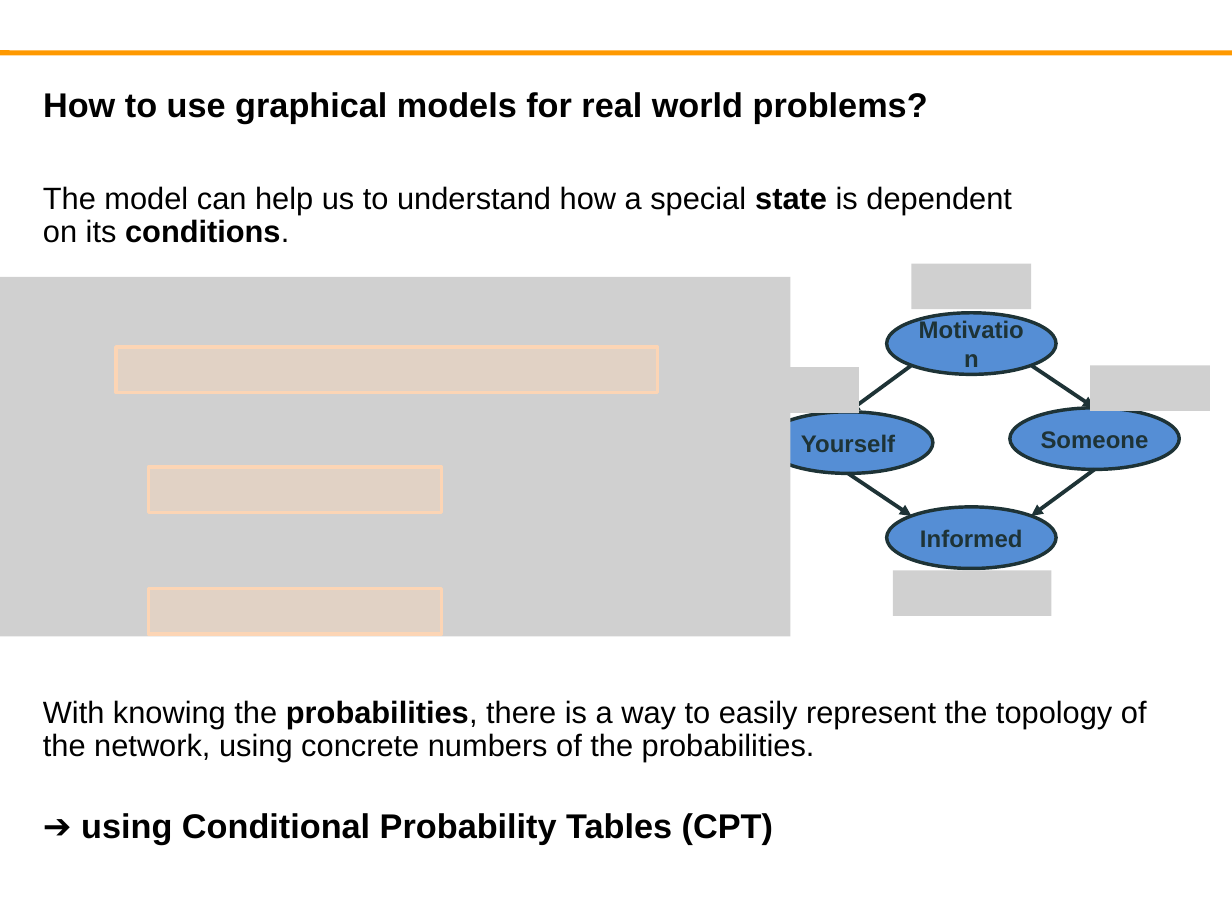
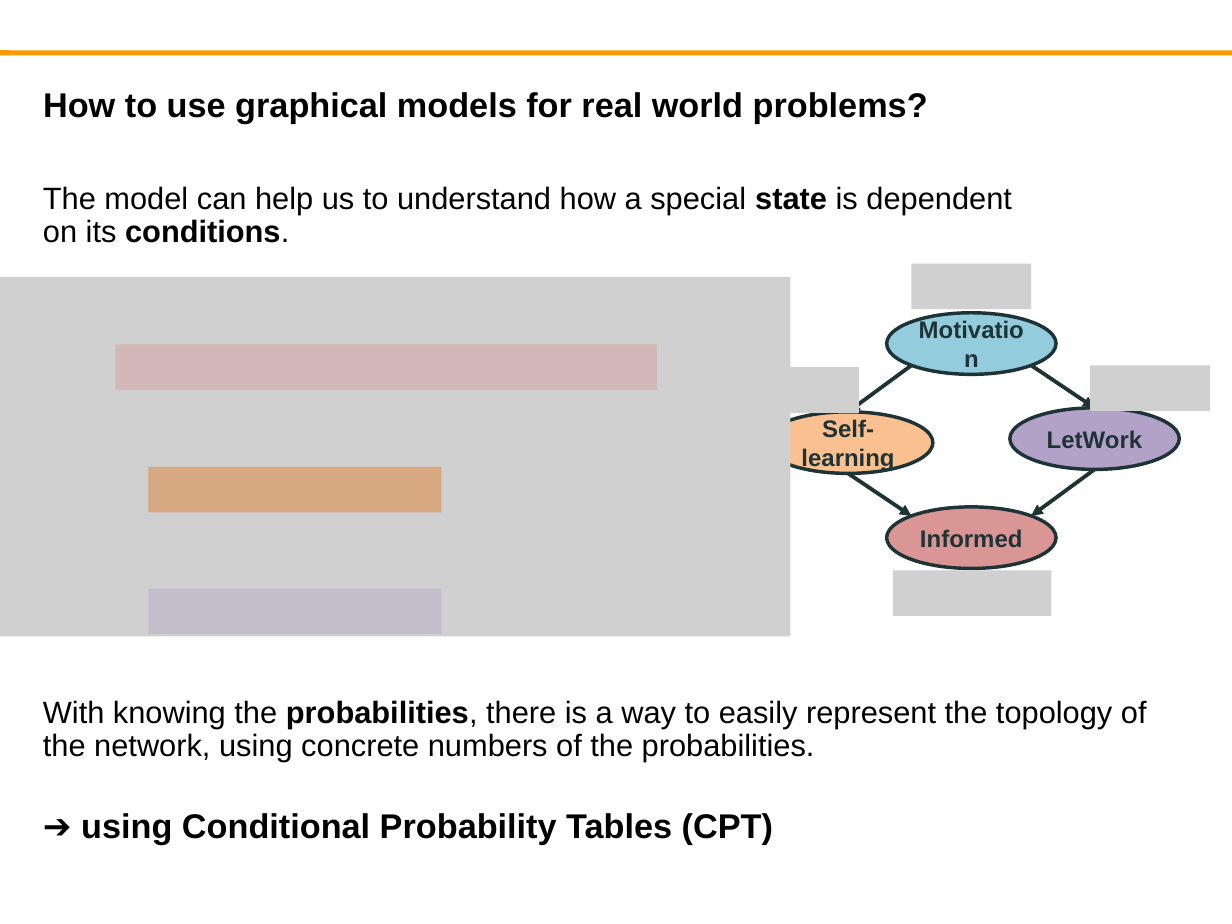
Before and after one commit to fabian9697/IANN_group30, a slide deck: slide 2 of Homework_Neuroinformatic/Assignment 1/Task12_Group30.pptx. Drawn at 1232x924 pixels with LibreOffice and Linux fonts; fonts in the diff are those of the drawing; grey boxes stand for pictures; background and template pictures are left out. Boxes give left, top, right and bottom in pixels: in the first picture for what was removed or moved away, otherwise in the second. Text is boxed around its words. In the diff, an @@ line names an element or a change of style, - is before the commit and + after.

```diff
--- a/Homework_Neuroinformatic/Assignment 1/Task12_Group30.pptx
+++ b/Homework_Neuroinformatic/Assignment 1/Task12_Group30.pptx
@@ ellipse "Motivation" at <box>887,313,1057,375</box>: fill #558ED5 to #93CDDD @@
@@ rectangle at <box>116,345,658,391</box>: fill #FCD5B5 at 40% opacity to #D99694 at 40% opacity; outline #FCD5B5 2 pt to none @@
@@ ellipse "Self-learning" at <box>764,411,934,473</box>: fill #558ED5 to #FAC090 @@
@@ text in ellipse at <box>801,419,894,472</box>: text changed @@
-Yourself
+Self-learning
@@ ellipse "LetWork" at <box>1010,408,1180,469</box>: fill #558ED5 to #B3A2C7 @@
@@ text in ellipse at <box>1047,430,1143,448</box>: text changed @@
-Someone
+LetWork
@@ rectangle at <box>148,467,441,513</box>: fill #FCD5B5 at 40% opacity to #E46C0A at 40% opacity; outline #FCD5B5 2 pt to none @@
@@ ellipse "Informed" at <box>887,506,1057,568</box>: fill #558ED5 to #D99694 @@
@@ rectangle at <box>148,589,441,634</box>: fill #FCD5B5 at 40% opacity to #B3A2C7 at 40% opacity; outline #FCD5B5 2 pt to none @@
```
Also in this commit, not shown: 1 other slide changed.
